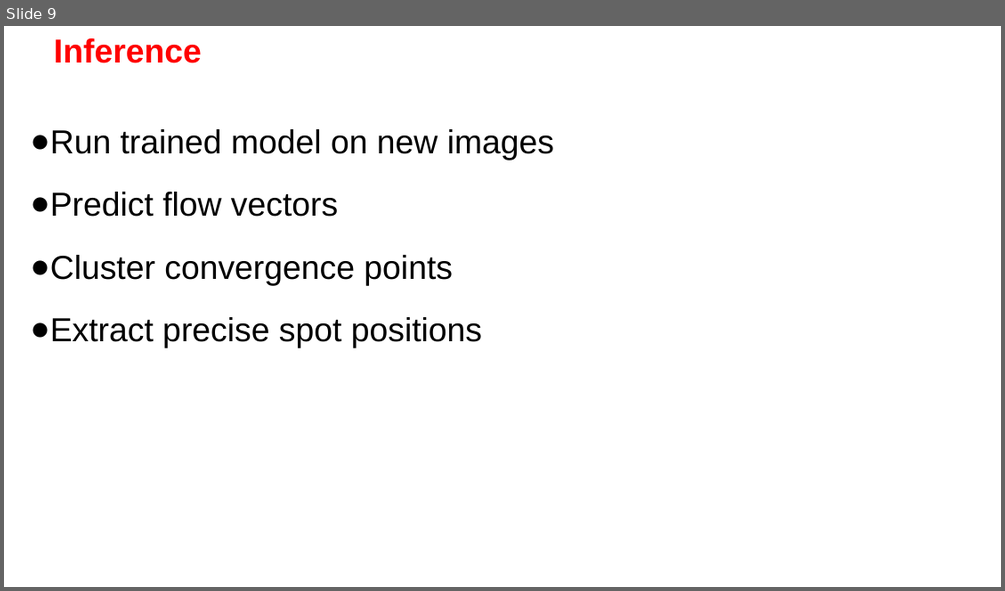
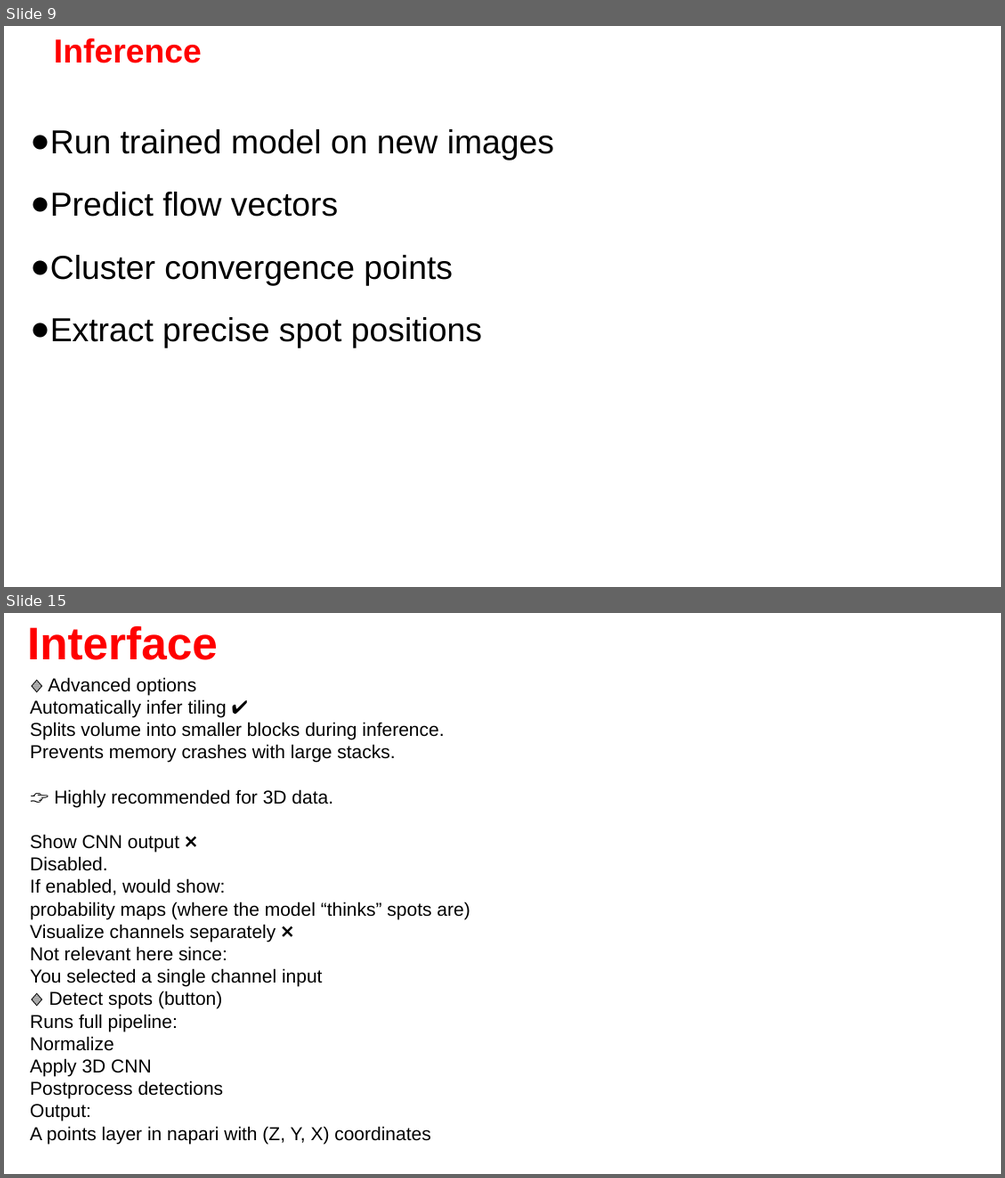
Before and after one commit to Nahuel88Ar/Lysosomes, a slide deck: SPOTIFLOW.pptx. Shown one above the other, each under a label of ours: slide 9 before the commit, slides 9 and 15 after it; the slides between them are not shown. The pictures are 1005x591 and 1005x1178 pixels, drawn with LibreOffice and Linux fonts; fonts in the diff are those of the drawing; background and template pictures are left out. Boxes give left, top, right and bottom in pixels: in the first picture for what was removed or moved away, otherwise in the second. Text is boxed around its words. In the diff, an @@ line names an element or a change of style, - is before the commit and + after.

```diff
--- a/SPOTIFLOW.pptx
+++ b/SPOTIFLOW.pptx
@@ slide 15 added at <box>4,613,1001,1174</box>, background picture (left out) @@
@@ text added at <box>27,625,218,660</box>, 44 pt, text #FF0000, bold @@
+Interface
@@ text added at <box>30,677,469,1143</box>, 18 pt, text #000000 @@
+🔹 Advanced options
+Automatically infer tiling ✔
+Splits volume into smaller blocks during inference.
+Prevents memory crashes with large stacks.
+👉 Highly recommended for 3D data.
+Show CNN output ❌
+Disabled.
+If enabled, would show:
+probability maps (where the model “thinks” spots are)
+Visualize channels separately ❌
+Not relevant here since:
+You selected a single channel input
+🔹 Detect spots (button)
+Runs full pipeline:
+Normalize
+Apply 3D CNN
+Postprocess detections
+Output:
+A points layer in napari with (Z, Y, X) coordinates
```
Also in this commit, not shown: 1 slide changed, 9 other slides added, 7 slides removed.
